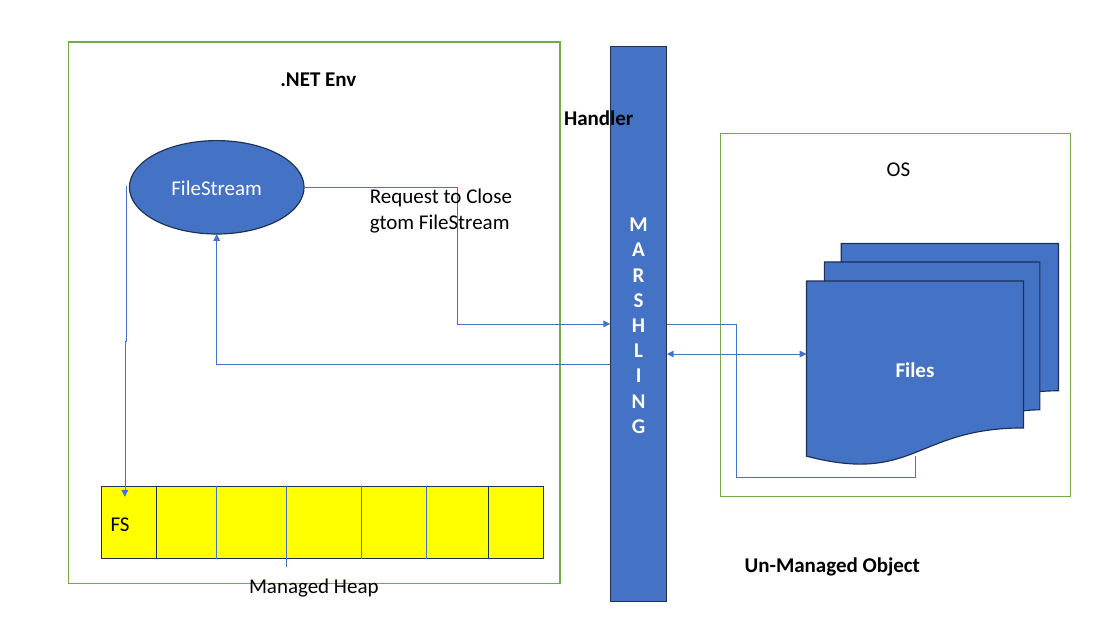
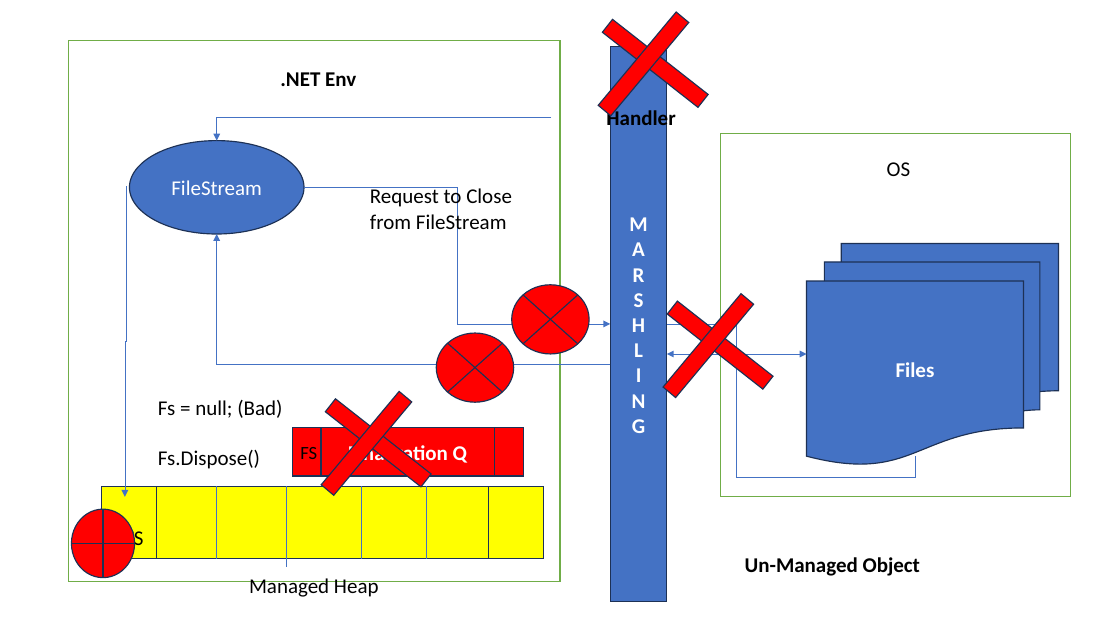
Before and after one commit to maheshsabnis/NetAppsNice, a slide deck: slide 25 of ppts.pptx. Drawn at 1120x630 pixels with LibreOffice and Linux fonts; fonts in the diff are those of the drawing. Boxes give left, top, right and bottom in pixels: in the first picture for what was removed or moved away, otherwise in the second. Text is boxed around its words. In the diff, an @@ line names an element or a change of style, - is before the commit and + after.

```diff
--- a/ppts.pptx
+++ b/ppts.pptx
@@ rectangle added at [599, 12, 690, 116], fill #FF0000, outline #1E3256 1 pt @@
@@ rectangle added at [603, 20, 709, 108], fill #FF0000, outline #1E3256 1 pt @@
@@ elbow arrow added from (551, 118) to (217, 140), #4472C4 0.5 pt @@
@@ text "Handler": place and size @@
-text "Handler" at [564, 107, 633, 131]
+text "Handler" at [606, 107, 675, 131]
@@ text at [370, 187, 512, 235]: text changed @@
-Request to Close gtom FileStream
+Request to Close from FileStream
@@ flow chart summing junction added at [512, 285, 589, 354], fill #FF0000, outline #1E3256 1 pt @@
@@ rectangle added at [663, 294, 754, 398], fill #FF0000, outline #1E3256 1 pt @@
@@ rectangle added at [667, 301, 774, 390], fill #FF0000, outline #1E3256 1 pt @@
@@ flow chart summing junction added at [436, 334, 513, 402], fill #FF0000, outline #1E3256 1 pt @@
@@ text added at [158, 400, 282, 469], 18 pt, text #000000 @@
+Fs = null; (Bad)
+Fs.Dispose()
@@ rectangle added at [321, 392, 412, 496], fill #FF0000, outline #1E3256 1 pt @@
@@ rectangle added at [325, 399, 432, 487], fill #FF0000, outline #1E3256 1 pt @@
@@ flow chart predefined process added at [292, 428, 523, 476], fill #FF0000, outline #1E3256 1 pt, 18 pt, text #FFFFFF, bold @@
+Finalization Q
@@ text added at [300, 447, 317, 459], 16 pt, text #000000 @@
+FS
@@ flow chart or added at [71, 509, 134, 578], fill #FF0000, outline #1E3256 1 pt @@
@@ text "FS" rewrapped from [111, 517, 130, 531] to [125, 527, 144, 551] @@
```
Also in this commit, not shown: 1 slide added, 13 other files.
